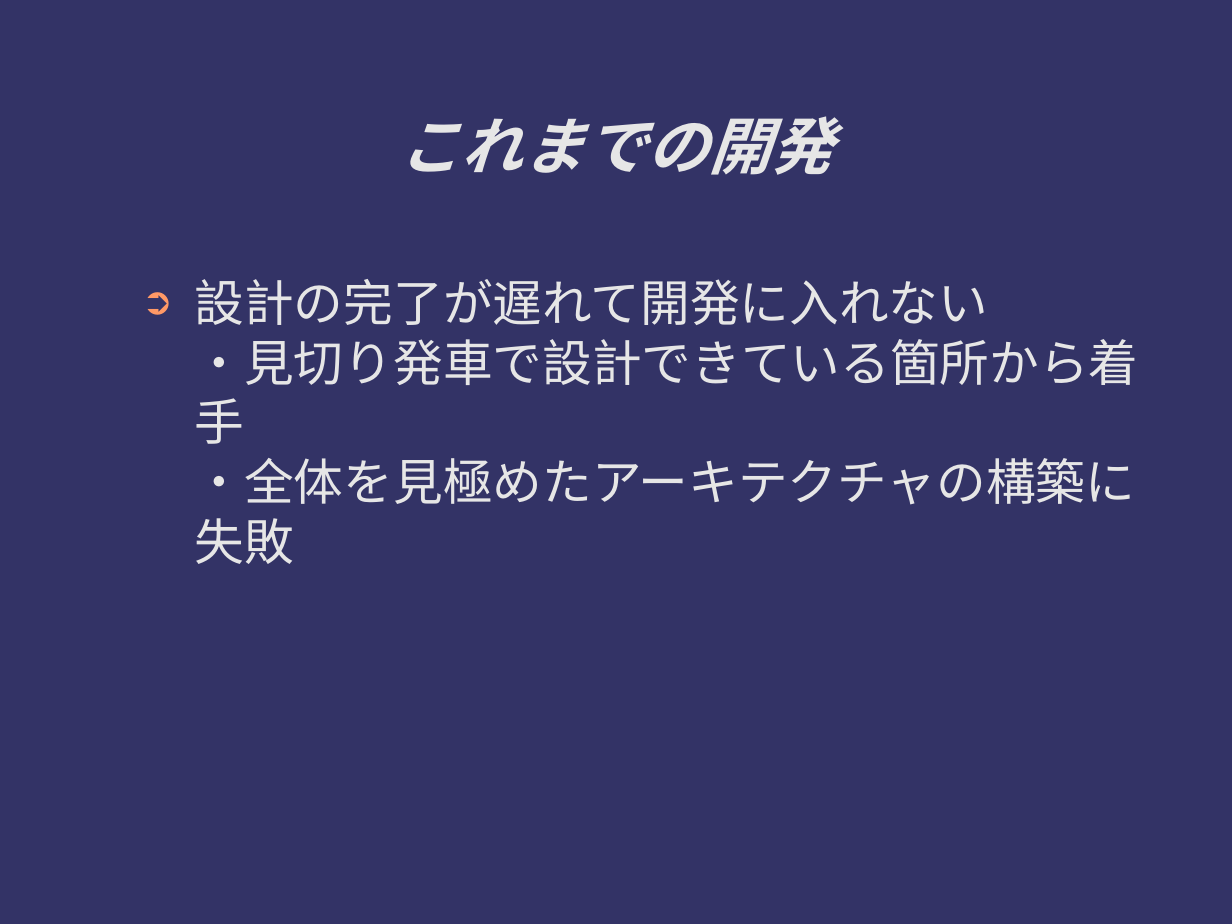
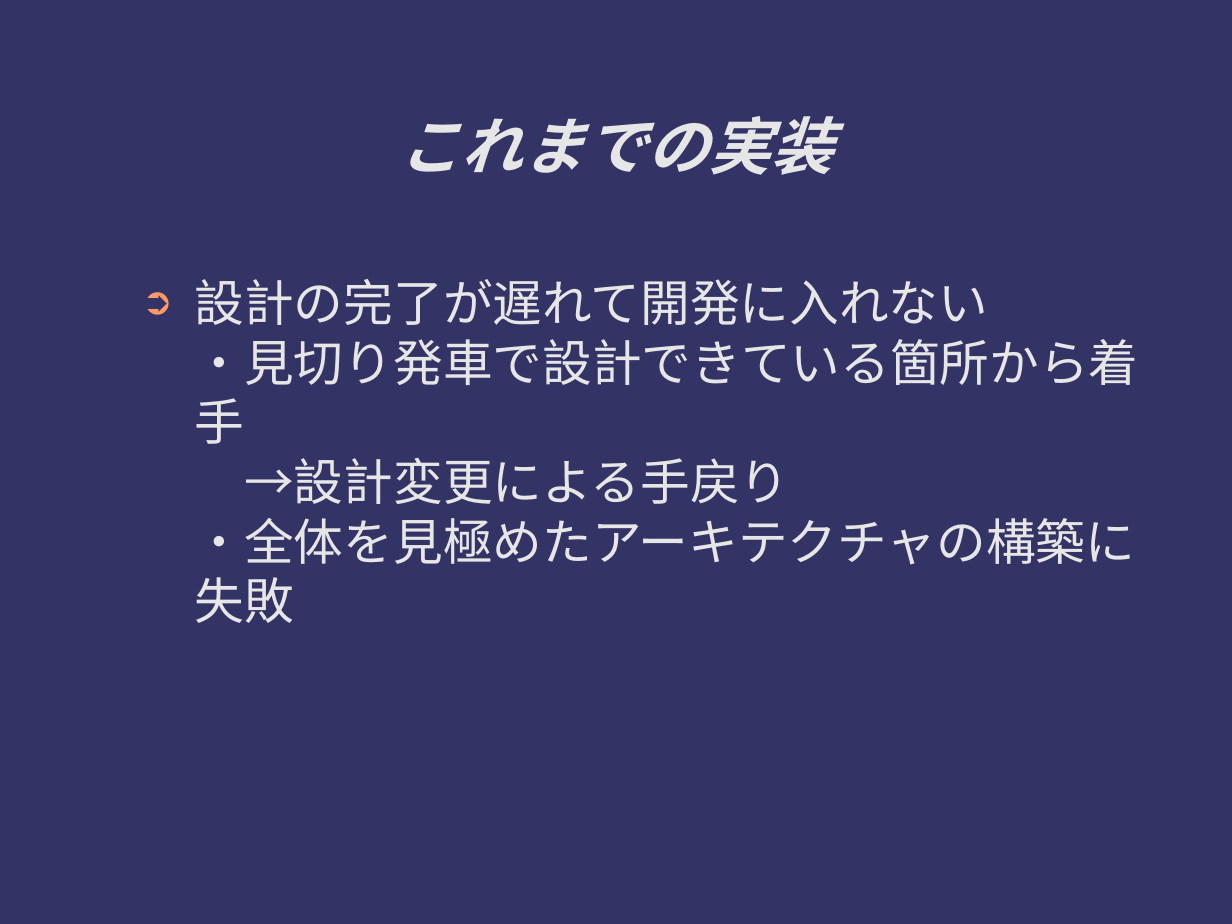
Before and after one commit to ichylinux/daddy, a slide deck: slide 7 of doc/concept.odp (slide 6 before the commit). Drawn at 1232x924 pixels with LibreOffice and Linux fonts; fonts in the diff are those of the drawing. Boxes give left, top, right and bottom in pixels: in the first picture for what was removed or moved away, otherwise in the second. Text is boxed around its words. In the diff, an @@ line names an element or a change of style, - is before the commit and + after.

```diff
--- a/doc/concept.odp
+++ b/doc/concept.odp
@@ title at (x1=399, y1=116, x2=833, y2=175): text changed @@
-これまでの開発
+これまでの実装
@@ text at (x1=195, y1=279, x2=1139, y2=623): text changed @@
-➲ 設計の完了が遅れて開発に入れない
-  ・見切り発車で設計できている箇所から着手
-  ・全体を見極めたアーキテクチャの構築に失敗
+➲ 設計の完了が遅れて開発に入れない
+  ・見切り発車で設計できている箇所から着手
+  →設計変更による手戻り
+  ・全体を見極めたアーキテクチャの構築に失敗
```
Also in this commit, not shown: 9 other slides changed, 1 slide added, 2 other files.
